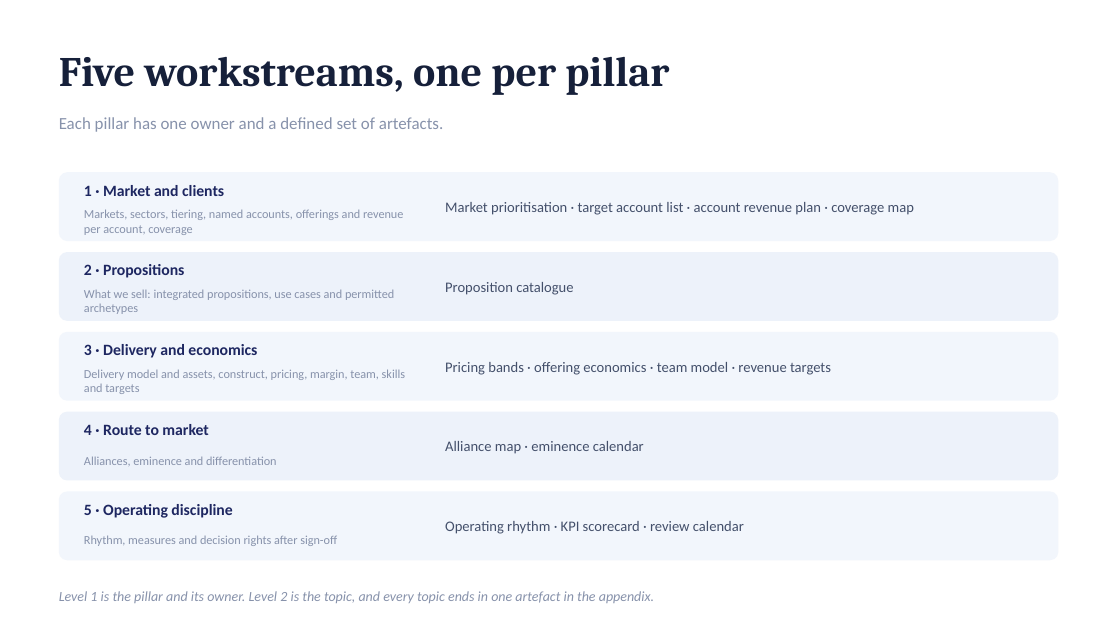
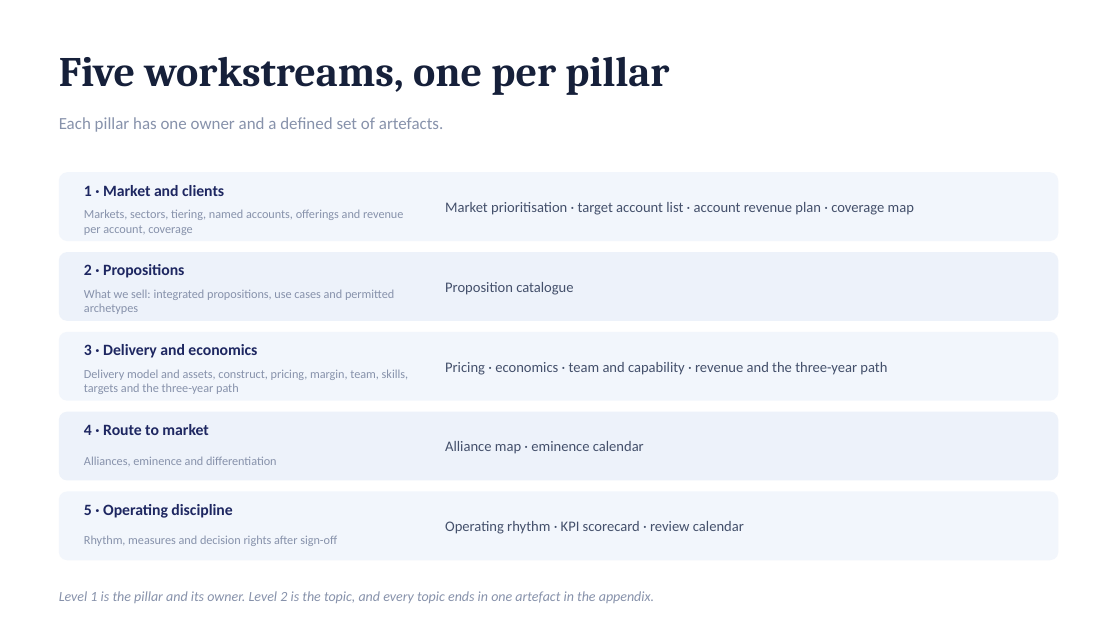
Before and after one commit to dhajjar-cyber/bae, a slide deck: slide 24 of FSI strategy/EAI&D-FSI-Strategy-Development-Plan.pptx. Drawn at 1120x630 pixels with LibreOffice and Linux fonts; fonts in the diff are those of the drawing. Boxes give left, top, right and bottom in pixels: in the first picture for what was removed or moved away, otherwise in the second. Text is boxed around its words. In the diff, an @@ line names an element or a change of style, - is before the commit and + after.

```diff
--- a/FSI strategy/EAI&D-FSI-Strategy-Development-Plan.pptx
+++ b/FSI strategy/EAI&D-FSI-Strategy-Development-Plan.pptx
@@ text at (x1=84, y1=369, x2=408, y2=394): text changed @@
-Delivery model and assets, construct, pricing, margin, team, skills and targets
+Delivery model and assets, construct, pricing, margin, team, skills, targets and the three-year path
@@ text at (x1=445, y1=362, x2=887, y2=375): text changed @@
-Pricing bands · offering economics · team model · revenue targets
+Pricing · economics · team and capability · revenue and the three-year path
```
Also in this commit, not shown: 4 other slides changed, 1 slide added, 1 other file.
